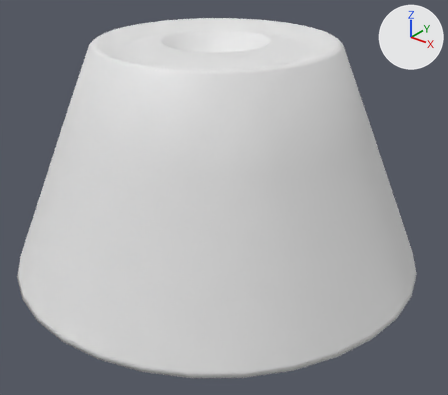
Before and after pictures for a commit that changed the FBX model Assets/Project/Models/Robots/robot_heavy.fbx.
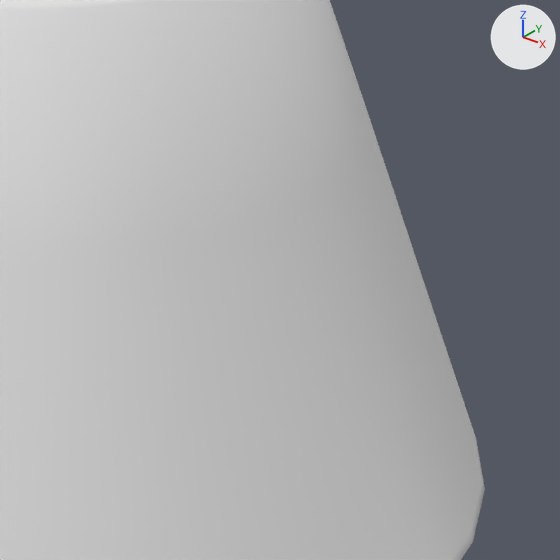
There are two pictures of each version: one whole from a camera (50 mm lens) standing at (1.009, -1.23, 1.026) and looking at (0.039, -0.017, 0.274), one close up on the part from 48% to 100% of the width and 18% to 77% of the height. The axes (+X, +Y, +Z) are drawn at upper right. The lights are the same throughout. Where no turn or scale is listed for an object, it has been applied to the vertices.

The first close-up shows 'HeavyRobot'.
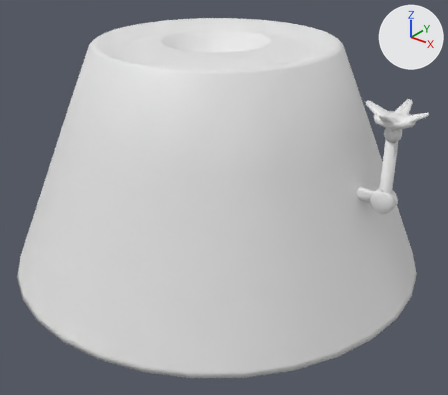
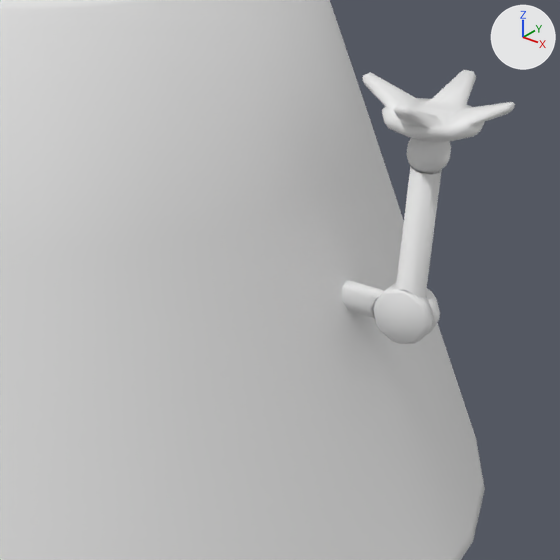
Commit message: [Art] Update the robots models

Boxes (x1, y1, x2, y2) around the edits, measured in the close-ups (560 x 560 px):
'HeavyRobot', reshaped
    before: (0, 0, 485, 560)
    after: (0, 0, 515, 560)
part 1 of me_cone_001, added
    after: (363, 70, 515, 174)
part 2 of me_cone_001, added
    after: (373, 166, 442, 344)
part 3 of me_cone_001, added
    after: (342, 280, 440, 336)

What the commit changed:
me_cone_001 is used by ob_heavyrobot; location (0.0, 0.0, 0.0).
me_cone_001 had 2939 vertices, 2916 faces and spanned x -0.566..0.566, y -0.566..0.566, z 0.0..0.7.
me_cone_001 now has 3394 vertices, 3399 faces and spans x -0.566..0.57, y -0.566..0.566, z 0.0..0.7.
me_cone_001 part 1: a new loose piece of 318 vertices spanning x 0.43..0.57, y -0.078..0.062, z 0.545..0.624.
me_cone_001 part 2: a new loose piece of 77 vertices spanning x 0.469..0.527, y -0.023..0.007, z 0.373..0.549.
me_cone_001 part 3: a new loose piece of 60 vertices spanning x 0.324..0.526, y -0.023..0.008, z 0.373..0.43.
